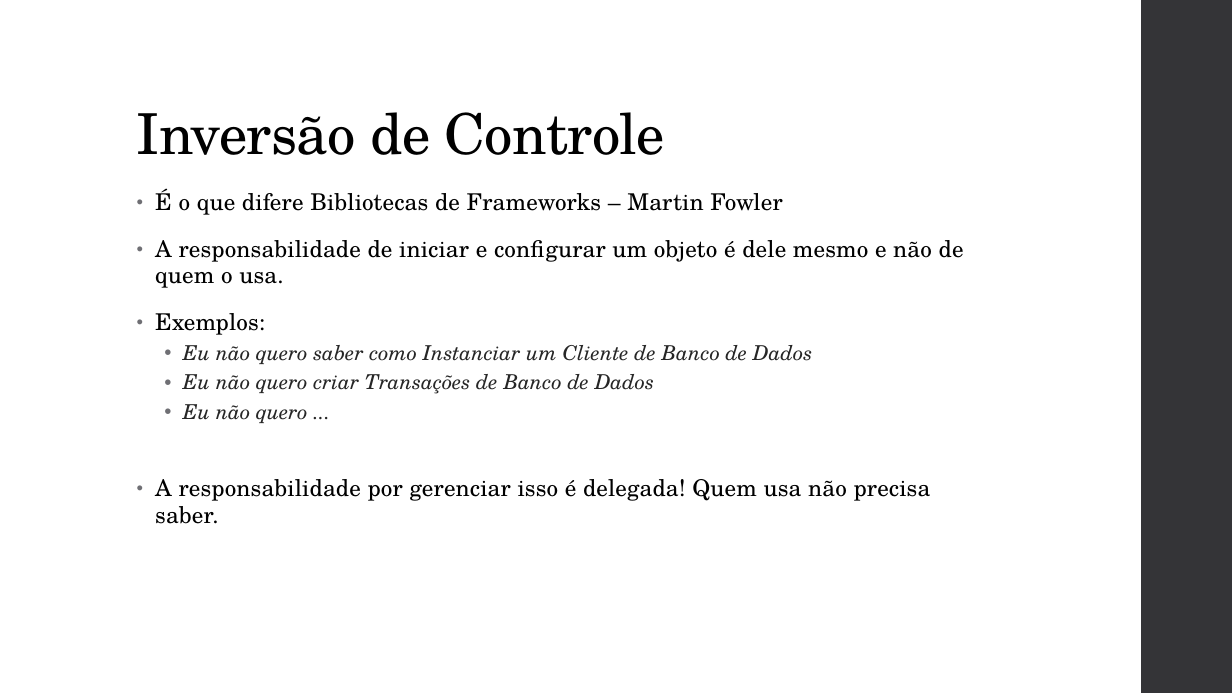
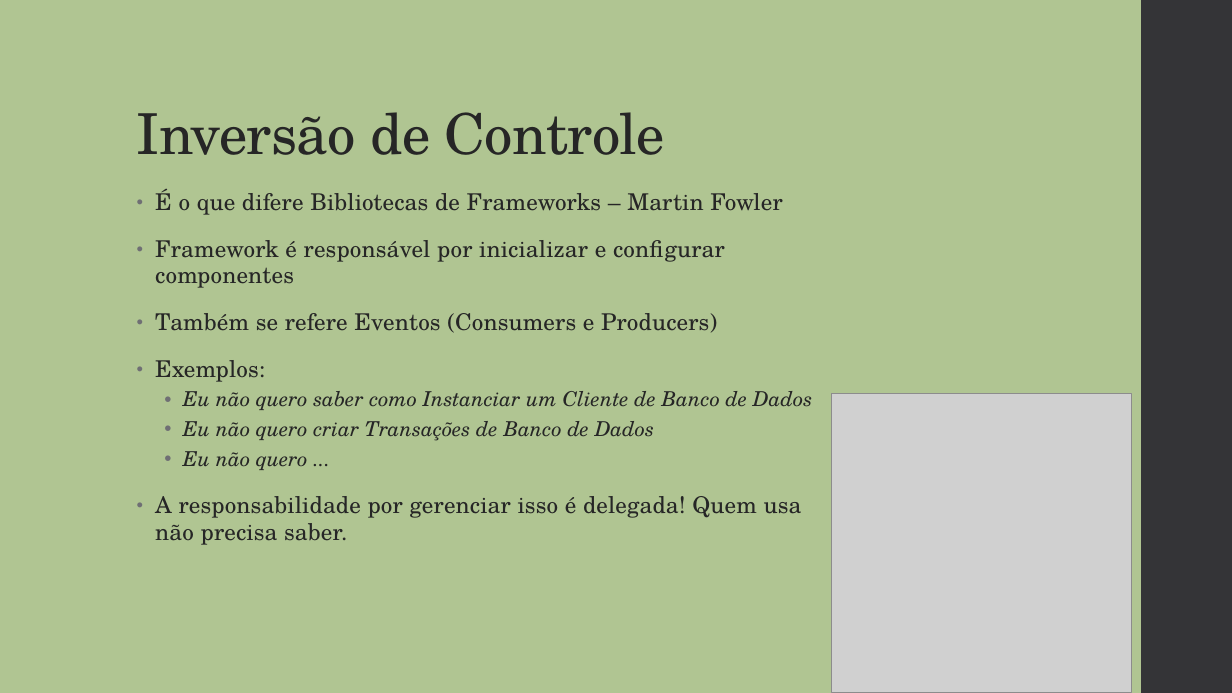
Before and after one commit to vepo/cdi-tutorial, a slide deck: slide 11 of resource/Java CDI.pptx (slide 10 before the commit). Drawn at 1232x693 pixels with LibreOffice and Linux fonts; fonts in the diff are those of the drawing; grey boxes stand for pictures. Boxes give left, top, right and bottom in pixels: in the first picture for what was removed or moved away, otherwise in the second. Text is boxed around its words. In the diff, an @@ line names an element or a change of style, - is before the commit and + after.

```diff
--- a/resource/Java CDI.pptx
+++ b/resource/Java CDI.pptx
@@ background #FFFFFF to #B0C592 @@
@@ title "Inversão de Controle" at (x1=137, y1=112, x2=665, y2=155): text colour #000000 to #262626 @@
@@ text at (x1=155, y1=189, x2=802, y2=545): text colour #000000 to #262626 in "É o que difere Bibliotecas de Frameworks ...", "Exemplos:", "A responsabilidade por gerenciar isso é delegada! ..." @@
@@ text at (x1=155, y1=240, x2=725, y2=333): text changed; text colour #000000 to #262626 @@
-• A responsabilidade de iniciar e configurar um objeto é dele mesmo e não de quem o usa.
+• Framework é responsável por inicializar e configurar componentes
+• Também se refere Eventos (Consumers e Producers)
@@ picture added at (x1=832, y1=394, x2=1131, y2=693) @@
```
Also in this commit, not shown: 23 other slides changed, 4 slides added, 6 other files.
